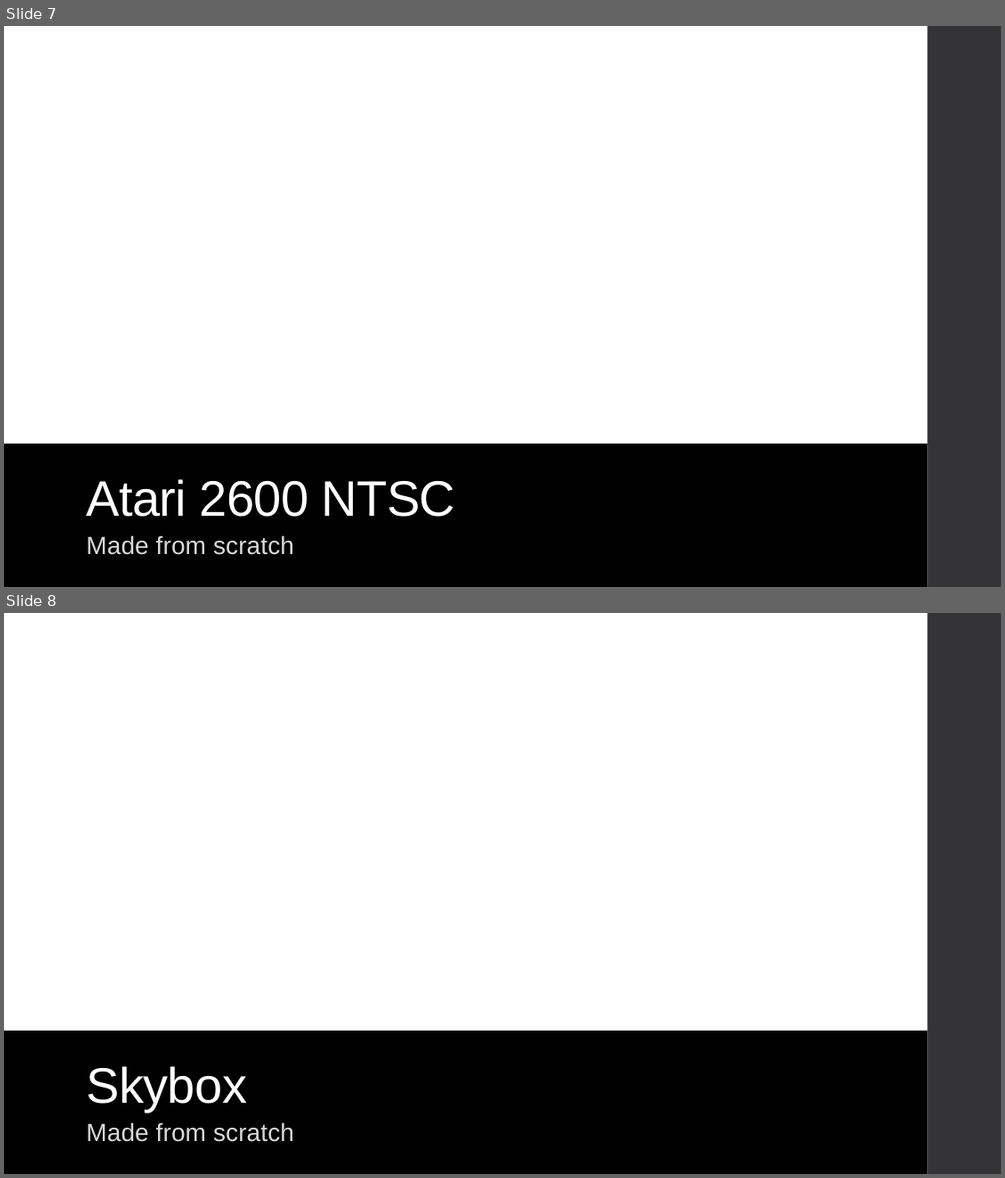
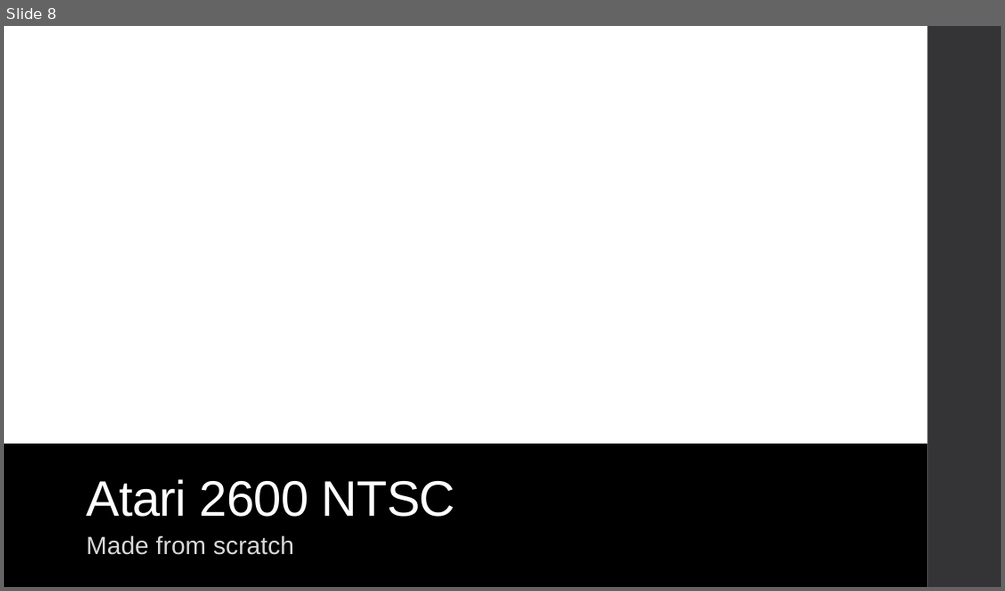
Before and after one commit to sandint2011/mc-shader-exploration, a slide deck: Final Presentation Tucker-Spencer.pptx. Shown one above the other, each under a label of ours: slides 7 and 8 before the commit, slide 8 after it. The pictures are 1005x1178 and 1005x591 pixels, drawn with LibreOffice and Linux fonts; fonts in the diff are those of the drawing. Boxes give left, top, right and bottom in pixels: in the first picture for what was removed or moved away, otherwise in the second. Text is boxed around its words. In the diff, an @@ line names an element or a change of style, - is before the commit and + after.

```diff
--- a/Final Presentation Tucker-Spencer.pptx
+++ b/Final Presentation Tucker-Spencer.pptx
@@ slide 8 removed at (x1=4, y1=613, x2=1001, y2=1174), background #FFFFFF; not listed: 2 template elements that a slide beside it also shows @@
@@ title removed at (x1=86, y1=1066, x2=247, y2=1111) @@
-Skybox
@@ text removed at (x1=86, y1=1122, x2=294, y2=1142) @@
-Made from scratch
@@ what was slide 7 is now slide 8 @@
```
